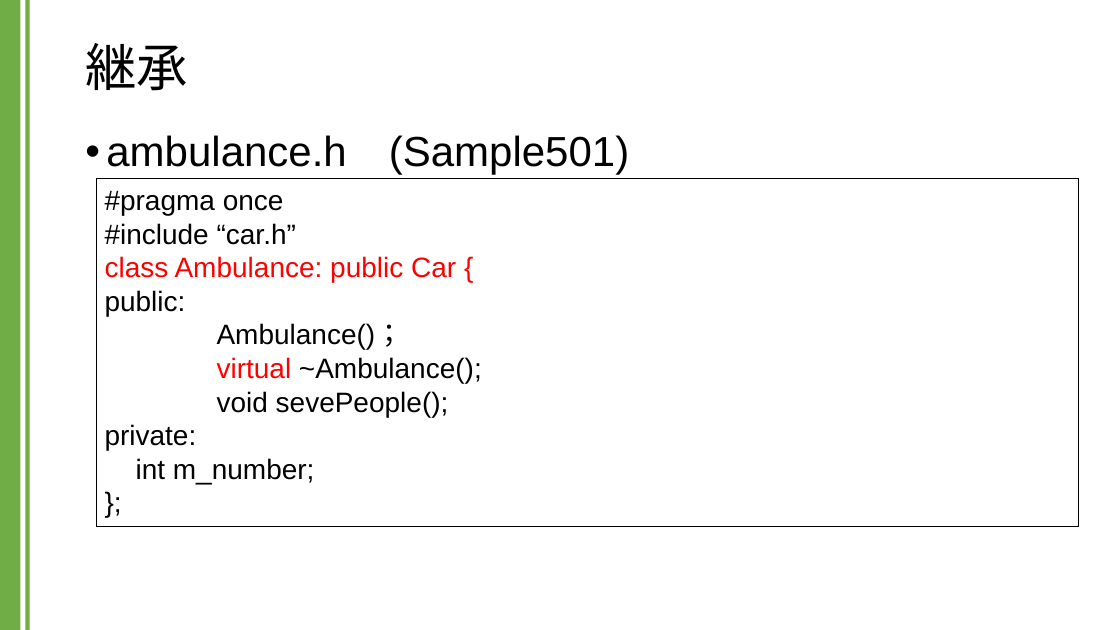
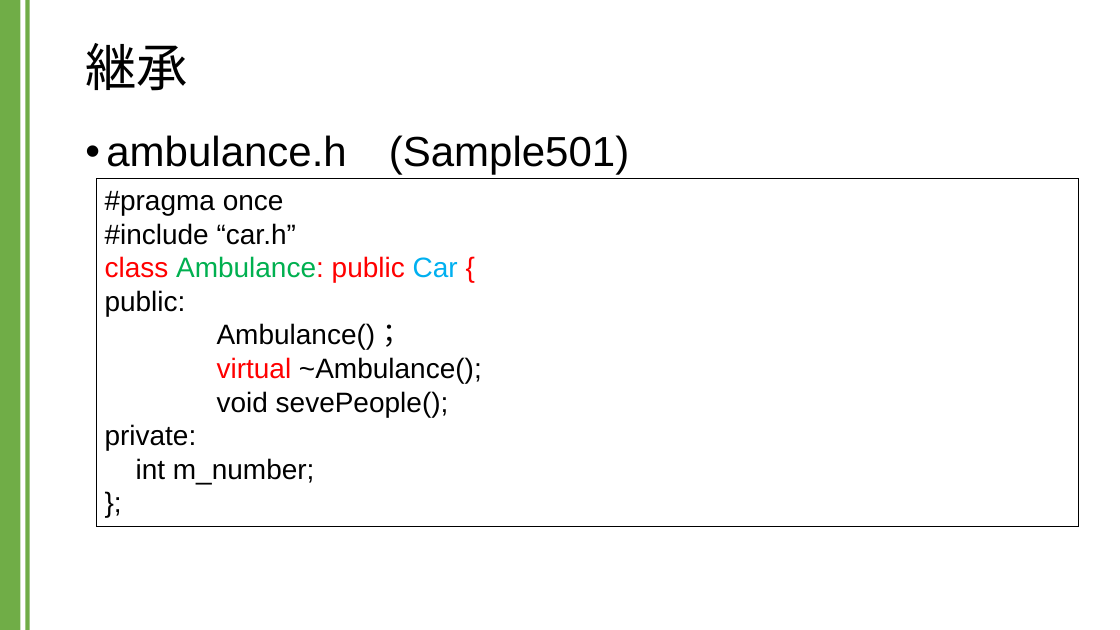
Before and after one commit to kic-murata/cpp2024, a slide deck: slide 5 of 授業資料/講義資料：継承とポリモーフィズム.pptx. Drawn at 1120x630 pixels with LibreOffice and Linux fonts; fonts in the diff are those of the drawing. Boxes give left, top, right and bottom in pixels: in the first picture for what was removed or moved away, otherwise in the second. Text is boxed around its words. In the diff, an @@ line names an element or a change of style, - is before the commit and + after.

```diff
--- a/授業資料/講義資料：継承とポリモーフィズム.pptx
+++ b/授業資料/講義資料：継承とポリモーフィズム.pptx
@@ text in rectangle at bbox=[105, 256, 458, 282]: text colour #FF0000 to #00B050 in "Ambulance:"; text colour #FF0000 to #00B0F0 in "Car" @@
```
Also in this commit, not shown: 1 other file.
